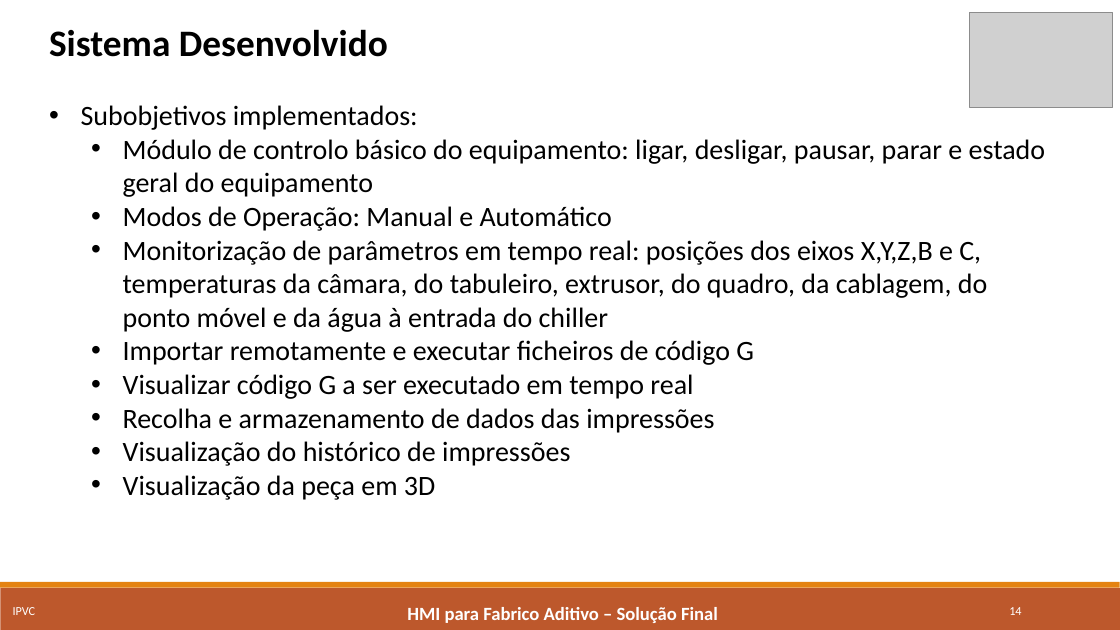
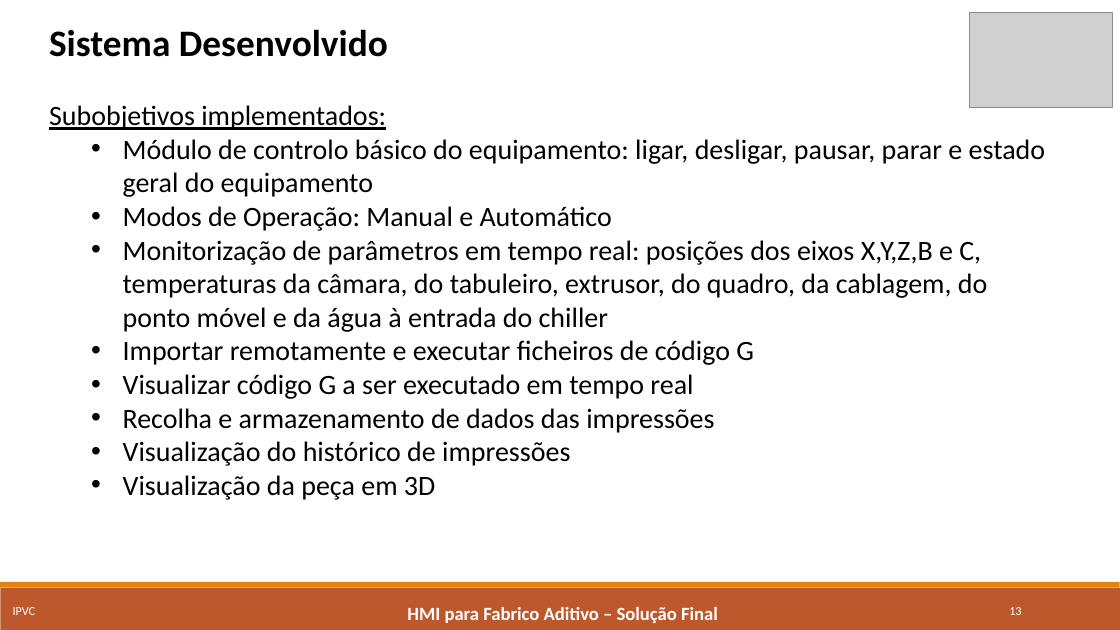
Before and after one commit to marcorlsrodrigues/projeto, a slide deck: slide 13 of Apresentacao_Final_MarcoRodrigues4652.pptx (slide 14 before the commit). Drawn at 1120x630 pixels with LibreOffice and Linux fonts; fonts in the diff are those of the drawing; grey boxes stand for pictures. Boxes give left, top, right and bottom in pixels: in the first picture for what was removed or moved away, otherwise in the second. Text is boxed around its words. In the diff, an @@ line names an element or a change of style, - is before the commit and + after.

```diff
--- a/Apresentacao_Final_MarcoRodrigues4652.pptx
+++ b/Apresentacao_Final_MarcoRodrigues4652.pptx
@@ text at (49,105,386,130): underline on in "Subobjetivos implementados:"; bullet • to none @@
@@ page number at (1009,607,1021,615): text changed @@
-14
+13
```
Also in this commit, not shown: 4 other slides changed, 2 slides removed.
